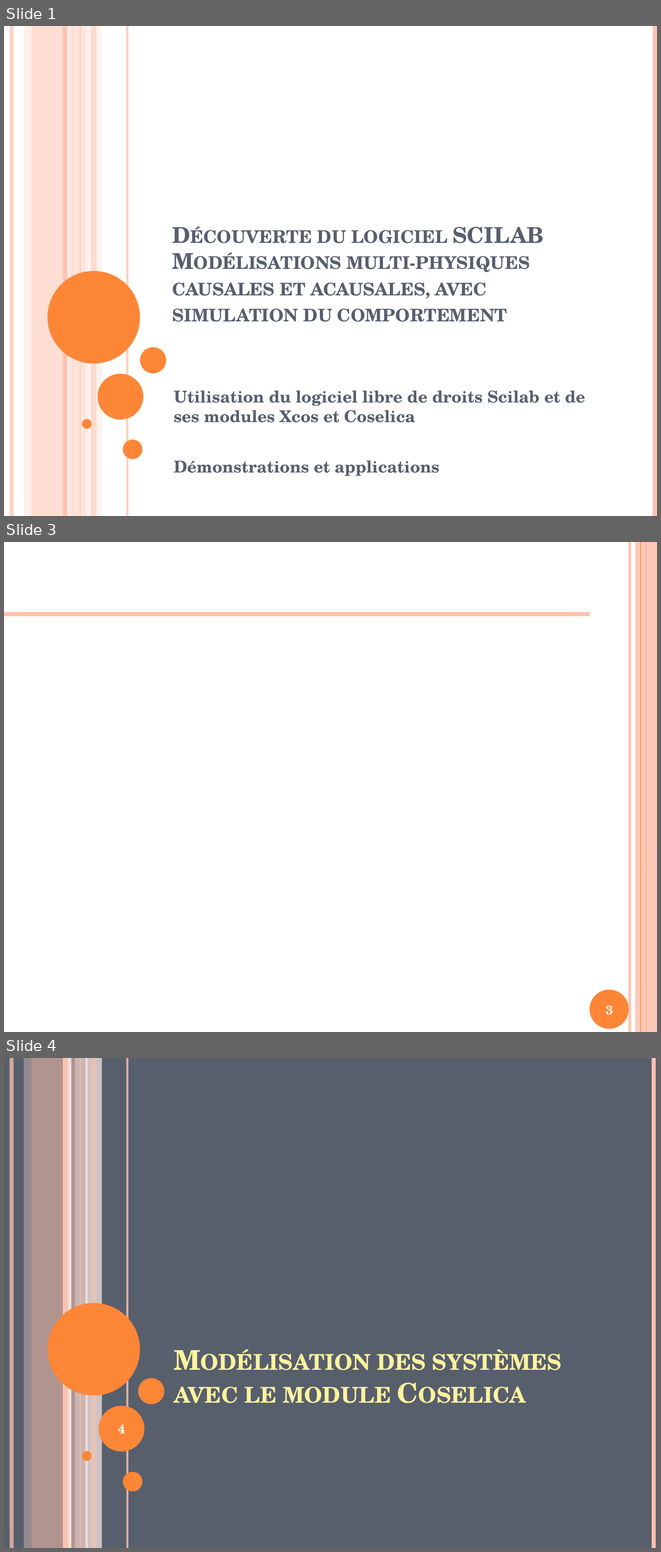
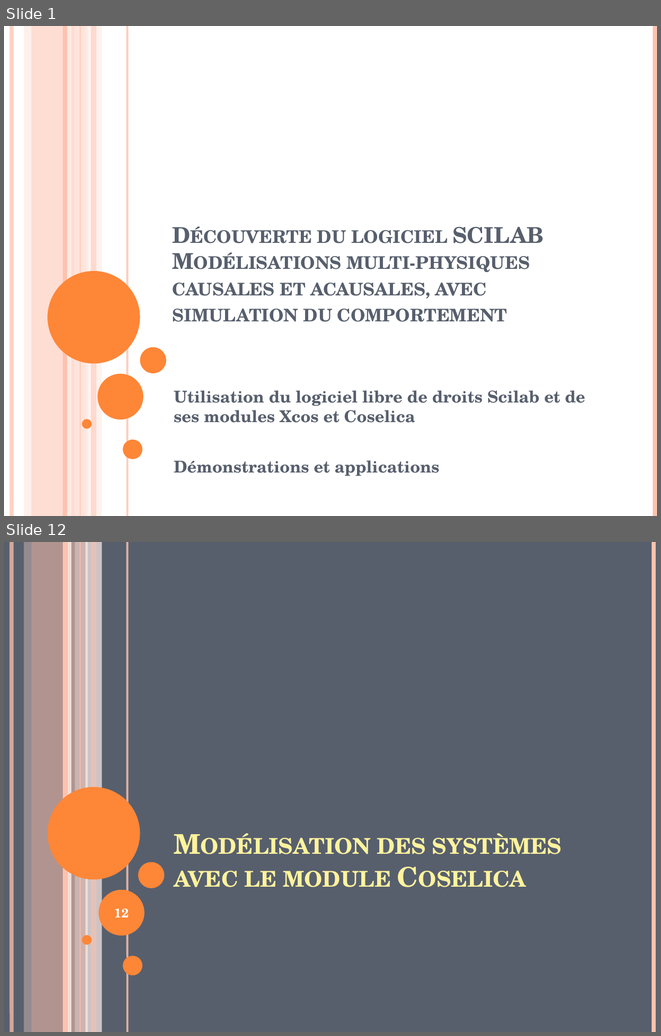
Before and after one commit to xpessoles/Formations, a slide deck: ModelisationMultiphysique/ModelisationMultiphysique.pptx. Shown one above the other, each under a label of ours: slides 1, 3 and 4 before the commit, slides 1 and 12 after it; the slides between them are not shown. The pictures are 661x1552 and 661x1036 pixels, drawn with LibreOffice and Linux fonts; fonts in the diff are those of the drawing. Boxes give left, top, right and bottom in pixels: in the first picture for what was removed or moved away, otherwise in the second. Text is boxed around its words. In the diff, an @@ line names an element or a change of style, - is before the commit and + after.

```diff
--- a/ModelisationMultiphysique/ModelisationMultiphysique.pptx
+++ b/ModelisationMultiphysique/ModelisationMultiphysique.pptx
@@ slide 3 removed at [4,542,657,1032], background #FFFFFF @@
@@ line removed from (629, 542) to (629, 1032) @@
@@ rectangle removed at [635,542,657,1032] @@
@@ line removed from (641, 542) to (641, 1032) @@
@@ line removed from (646, 542) to (646, 1032) @@
@@ line removed from (4, 614) to (590, 614) @@
@@ ellipse removed at [590,989,629,1029] @@
@@ page number removed at [606,1005,613,1015] @@
-3
@@ what was slide 4 is now slide 12 @@
@@ page number at [114,908,129,917]: text changed @@
-4
+12
```
Also in this commit, not shown: 3 slides changed, 10 slides added, 1 other file.
